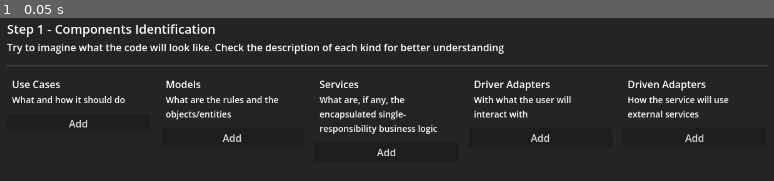
Above: before the commit, frame 1.
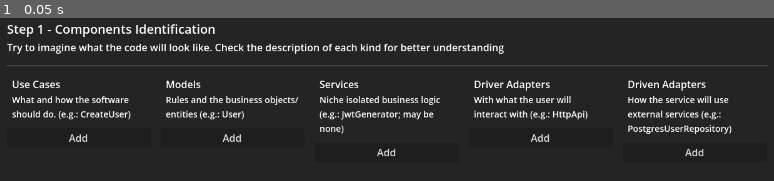
Above: after the commit, the same moment.

Repository: neoRandom/architecture-scaffolding
Game: Godot game, scene res://main.tscn
Same seed, same stepped clock (60 frames per second), same inputs: the game is played once before the commit and once after it.
Inputs:
- Up to frame 1 (0.05 s): no input

The runs differ from the first frame. In frame 1, 3.4% of the frame differs, in the area x 1-95%, y 47-85%.

Commit message:
refactor: update/polish step 1 descriptions

Diff:
--- a/components/step_1.tscn
+++ b/components/step_1.tscn
@@ -6,31 +6,31 @@
 [sub_resource type="Resource" id="Resource_yeft1"]
 script = ExtResource("2_nphiv")
 title = "Use Cases"
-subtitle = "What and how it should do"
+subtitle = "What and how the software should do. (e.g.: CreateUser)"
 metadata/_custom_type_script = "uid://bb0biyvrql1n2"
 
 [sub_resource type="Resource" id="Resource_pyott"]
 script = ExtResource("2_nphiv")
 title = "Models"
-subtitle = "What are the rules and the objects/entities"
+subtitle = "Rules and the business objects/entities (e.g.: User)"
 metadata/_custom_type_script = "uid://bb0biyvrql1n2"
 
 [sub_resource type="Resource" id="Resource_jvy4d"]
 script = ExtResource("2_nphiv")
 title = "Services"
-subtitle = "What are, if any, the encapsulated single-responsibility business logic"
+subtitle = "Niche isolated business logic (e.g.: JwtGenerator; may be none)"
 metadata/_custom_type_script = "uid://bb0biyvrql1n2"
 
 [sub_resource type="Resource" id="Resource_e3mf1"]
 script = ExtResource("2_nphiv")
 title = "Driver Adapters"
-subtitle = "With what the user will interact with"
+subtitle = "With what the user will interact with (e.g.: HttpApi)"
 metadata/_custom_type_script = "uid://bb0biyvrql1n2"
 
 [sub_resource type="Resource" id="Resource_ynkhd"]
 script = ExtResource("2_nphiv")
 title = "Driven Adapters"
-subtitle = "How the service will use external services"
+subtitle = "How the service will use external services (e.g.: PostgresUserRepository)"
 metadata/_custom_type_script = "uid://bb0biyvrql1n2"
 
 [node name="Step1" type="Control" unique_id=1606613665]
